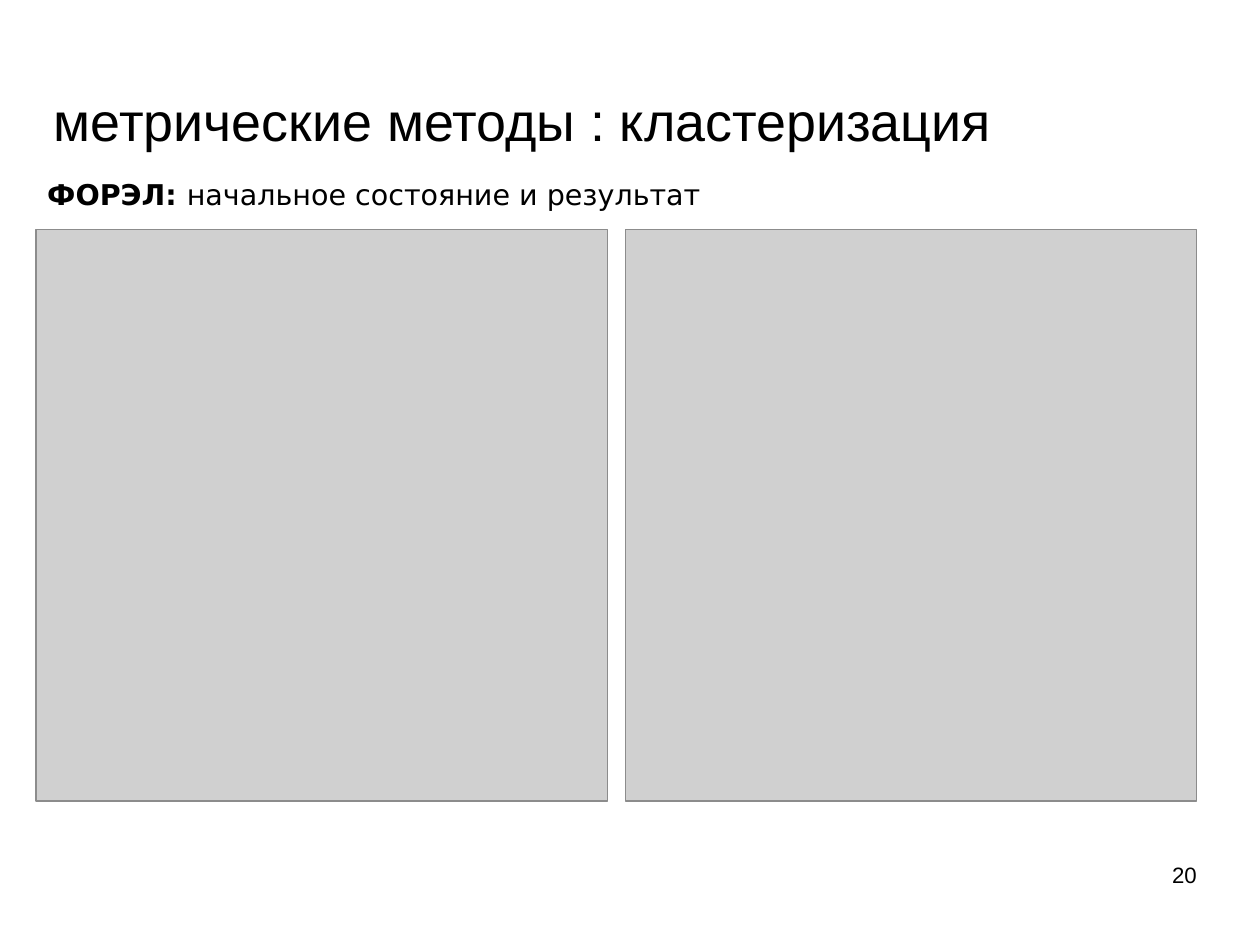
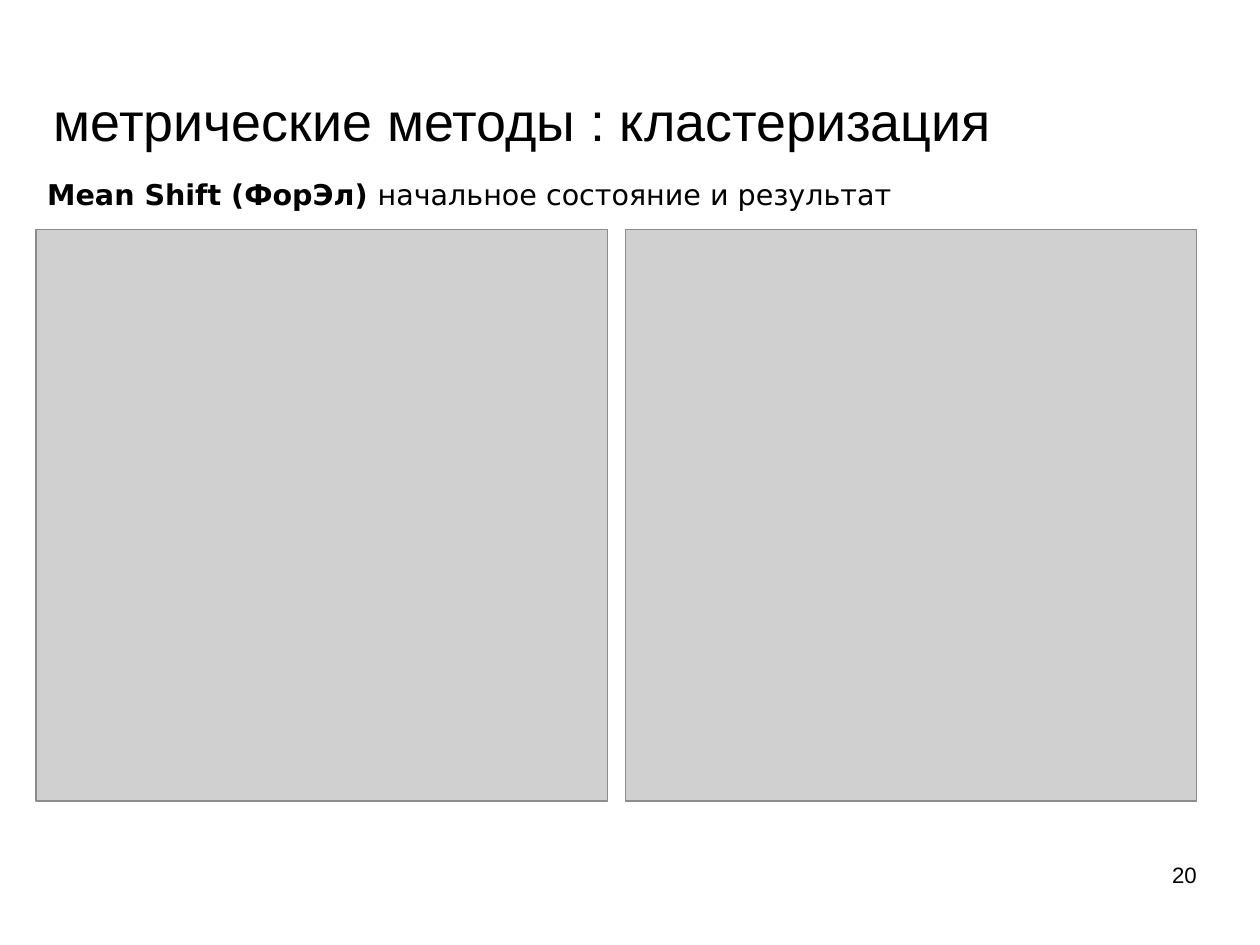
Before and after one commit to mechanoid5/ml_lectorium_legacy, a slide deck: slide 20 of 05-cluster.odp. Drawn at 1260x945 pixels with LibreOffice and Linux fonts; fonts in the diff are those of the drawing; grey boxes stand for pictures; background and template pictures are left out. Boxes give left, top, right and bottom in pixels: in the first picture for what was removed or moved away, otherwise in the second. Text is boxed around its words. In the diff, an @@ line names an element or a change of style, - is before the commit and + after.

```diff
--- a/05-cluster.odp
+++ b/05-cluster.odp
@@ text at <box>47,183,892,211</box>: text changed @@
-ФОРЭЛ: начальное состояние и результат
+Mean Shift (ФорЭл) начальное состояние и результат
```
Also in this commit, not shown: 3 other slides changed, 1 slide removed, 5 other files.
